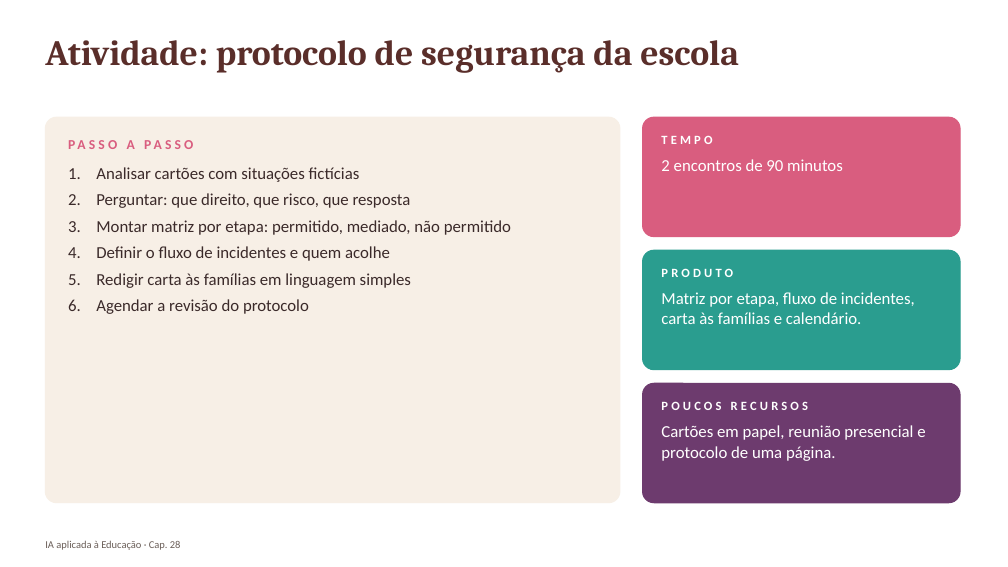
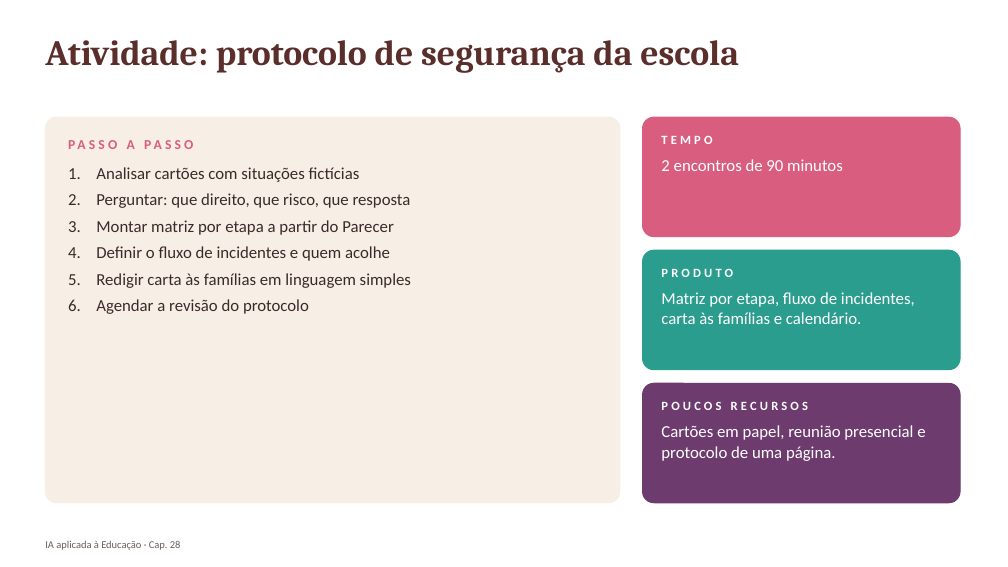
Before and after one commit to arakenmedeiros/claude, a slide deck: slide 20 of livro_ia_educacao/saida/pptx/Cap28_slides.pptx (slide 19 before the commit). Drawn at 1008x567 pixels with LibreOffice and Linux fonts; fonts in the diff are those of the drawing. Boxes give left, top, right and bottom in pixels: in the first picture for what was removed or moved away, otherwise in the second. Text is boxed around its words. In the diff, an @@ line names an element or a change of style, - is before the commit and + after.

```diff
--- a/livro_ia_educacao/saida/pptx/Cap28_slides.pptx
+++ b/livro_ia_educacao/saida/pptx/Cap28_slides.pptx
@@ text at (96, 220, 394, 235): text changed @@
-3. Montar matriz por etapa: permitido, mediado, não permitido
+3. Montar matriz por etapa a partir do Parecer
```
Also in this commit, not shown: 4 other slides changed, 1 slide added, 32 other files.
